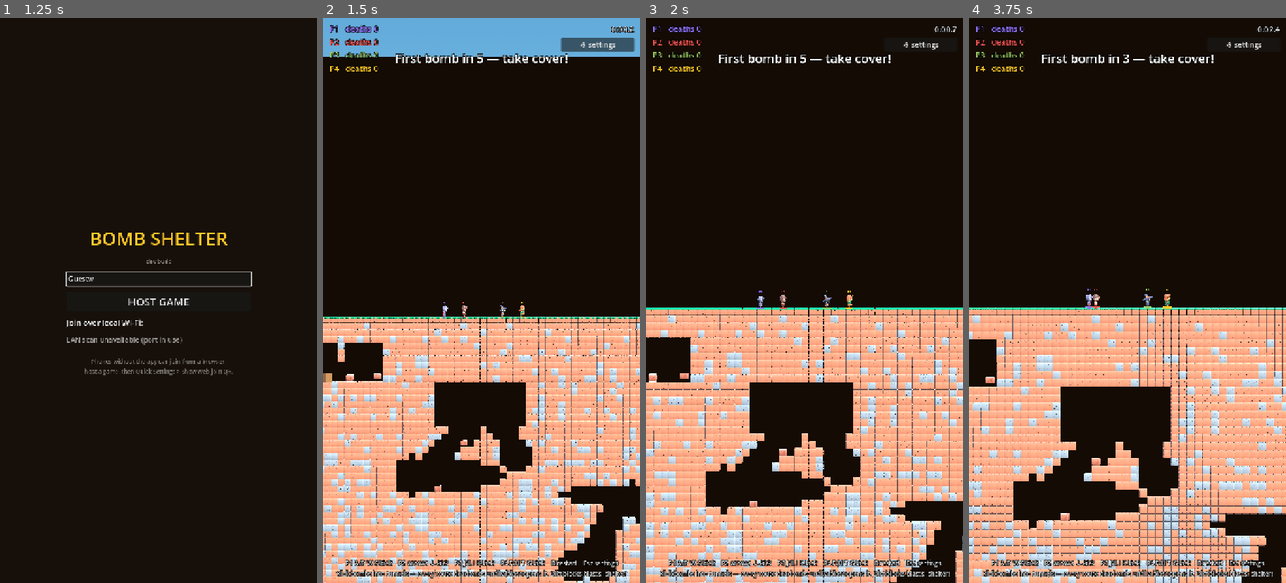
Above: before the commit, frames 1-4 (left to right).
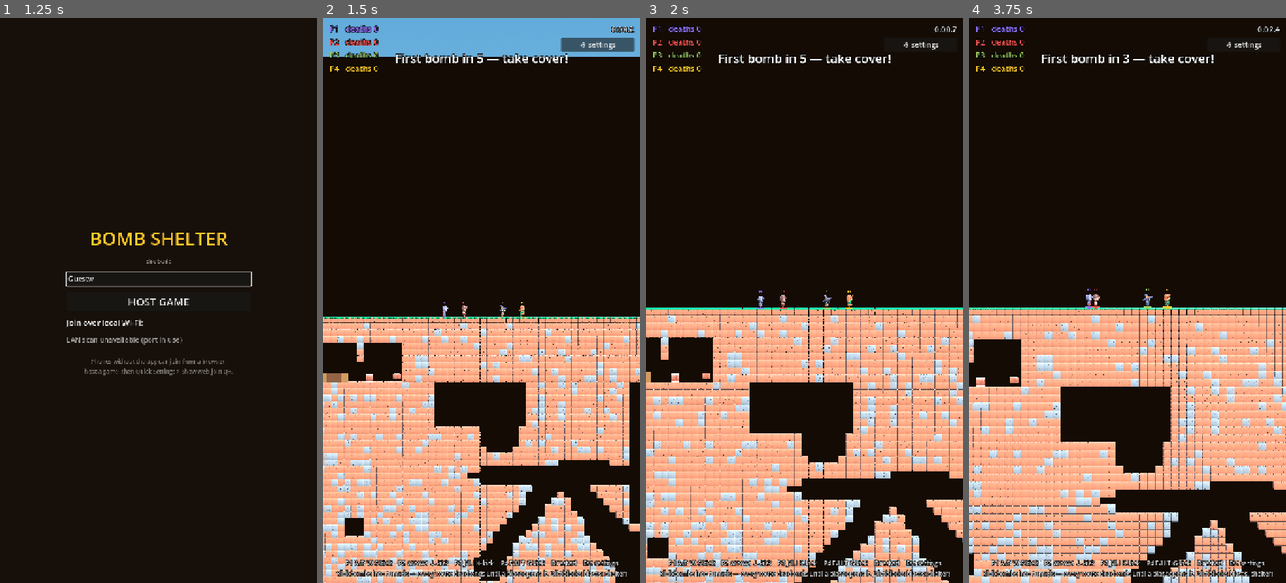
Above: after the commit, the same moments.

Repository: uchy4/dummy
Game: Godot game, scene res://scenes/menu.tscn
The game is run twice, just before and just after one commit, with the same random seed, the same clock (stepped at 60 frames per second) and the same inputs.
Inputs (mouse positions are in pixels of both pictures, inside the frame that each line leads up to):
- Up to frame 1 (1.25 s): tap Enter (ui_accept) at 0.5 s; move the mouse to (228, 272) at 0.52 s; hold D (p1_right) from 0.53 s (still down); hold S (p1_kick) from 0.53 s (still down); click (228, 272) at 0.67 s; tap W (p1_jump) at 0.77 s
- Up to frame 2 (1.5 s): release D (p1_right) at 1.25 s; release S (p1_kick) at 1.25 s; click "HOST GAME" at 1.25 s
- Up to frame 3 (2 s): no input
- Up to frame 4 (3.75 s): drag from (1064, 328) to (1111, 413) at 2.02 s; move the mouse to (1159, 176) at 2.77 s; hold D (p1_right) 2.78-3.5 s; tap L at 2.85 s; drag from (1111, 413) to (1032, 215) at 3.52 s

Frame 1 is identical in both runs. In frame 2, 9.6% of the frame differs, in the area x 0-100%, y 57-100%; in frame 3, 9.1%; in frame 4, 9.4%.

Commit message:
Ragdoll timeout, stratum-tinted scorch, roaming outhouse that explodes
- Stun ragdolls can't strand you: a nearly-motionless torso (<18 px/s)
  counts as landed even when the ground ray misses (micro-jitter on a
  prop, wedged in debris), and 3 seconds of ragdoll is a hard cap.
- Wallpaper blast scars now darken 90% toward the surrounding stratum's
  dark block color (dirt/clay/stone/slate) instead of flat black — native
  and web.
- The homestead spawns on a random side of the map with jitter each match
  (right-side placement keeps the pens clear of the buried shelter), so
  the outhouse is somewhere new every game.
- Blast the outhouse and it bursts into tumbling plank debris plus its
  roof slab — physical pieces that later blasts toss around, fading after
  a few seconds. Web viewers see the hut vanish.

Co-Authored-By: Claude Opus 4.8 <noreply@anthropic.com>
Claude-Session: https://claude.ai/code/session_01QSJudmCHT44WHN37u3ZpBk

Diff:
--- a/bomb-shelter/scripts/bunker_props.gd
+++ b/bomb-shelter/scripts/bunker_props.gd
@@ -31,7 +31,6 @@
 		add_to_group(&"props")
 
 
-var _has_outhouse := false
 var _outhouse_local := Vector2.ZERO
 var _counters: Array[Rect2] = []
 var _fence_local: Array[Vector2] = []
@@ -75,15 +74,13 @@
 # ------------------------------------------------------------- outhouse ---
 
 func _build_outhouse() -> void:
-	_has_outhouse = true
 	var floor_y := float(terrain.outhouse_cell.y) * TILE
 	var cx := (float(terrain.outhouse_cell.x) + 0.5) * TILE
 	_outhouse_local = Vector2(cx, floor_y)
 
-	var marker := PropMarker.new()
-	marker.prop_kind = 9  # outhouse
-	marker.position = _outhouse_local
-	add_child(marker)
+	var hut := OuthouseArt.new()
+	hut.position = _outhouse_local
+	add_child(hut)
 
 	# The well: hand pump on the surface, pipe straight down to the buried
 	# reservoir (pipe is pure cutaway art, drawn over the ground).
@@ -218,42 +215,103 @@
 # ------------------------------------------------------------------ draw ---
 
 func _draw() -> void:
-	if _has_outhouse:
-		_draw_outhouse(_outhouse_local)
 	for c in _counters:
 		_draw_counter(c)
 	for p in _fence_local:
 		_draw_fence_post(p)
 
 
-func _draw_outhouse(base: Vector2) -> void:
-	var w := 36.0
-	var h := 44.0
-	var top_left := base + Vector2(-w / 2.0, -h + 8.0)
-
-	# plank walls
-	draw_rect(Rect2(top_left, Vector2(w, h - 8.0)).grow(1.0), Color.BLACK)  # outline
-	draw_rect(Rect2(top_left, Vector2(w, h - 8.0)), Color("6d4c2f"))
-	for i in 4:
-		var px := top_left.x + 2.0 + float(i) * (w - 4.0) / 3.0
-		draw_line(Vector2(px, top_left.y + 1.0), Vector2(px, base.y - 1.0),
-			Color("5e3d22"), 1.0)
-
-	# slanted roof
-	var roof := PackedVector2Array([
-		base + Vector2(-w / 2.0 - 3.0, -h + 9.0),
-		base + Vector2(w / 2.0 + 3.0, -h + 9.0),
-		base + Vector2(w / 2.0 - 2.0, -h - 3.0),
-		base + Vector2(-w / 2.0 + 2.0, -h - 3.0),
-	])
-	draw_colored_polygon(roof, Color("4a3517"))
-
-	# dark open doorway
-	draw_rect(Rect2(base + Vector2(-6.0, -20.0), Vector2(12.0, 20.0)), Color("2b1d10"))
-
-	# crescent-moon cutout, high on the door-facing wall
-	draw_circle(base + Vector2(0.0, -32.0), 3.5, Color("e8d9b0"))
-	draw_circle(base + Vector2(1.3, -32.0), 3.0, Color("6d4c2f"))
+## The outhouse hut: streamed to web (prop kind 9), and blown to plank
+## debris when a blast reaches it (group "chests" -> blast_destroy).
+class OuthouseArt:
+	extends Node2D
+	var prop_kind := 9
+	var _dead := false
+
+	func _ready() -> void:
+		add_to_group(&"props")
+		add_to_group(&"chests")
+
+	func blast_destroy() -> void:
+		if _dead:
+			return
+		_dead = true
+		# The hut bursts into tumbling planks plus its roof slab.
+		for i in 9:
+			var plank := Plank.new()
+			plank.size = Vector2(randf_range(9.0, 16.0), 3.0)
+			plank.position = global_position \
+				+ Vector2(randf_range(-16.0, 16.0), randf_range(-38.0, -6.0))
+			plank.rotation = randf_range(-0.6, 0.6)
+			plank.linear_velocity = Vector2(randf_range(-190.0, 190.0),
+				randf_range(-330.0, -110.0))
+			plank.angular_velocity = randf_range(-9.0, 9.0)
+			get_parent().add_child(plank)
+		var roof := Plank.new()
+		roof.size = Vector2(26.0, 5.0)
+		roof.col = Color("4a3517")
+		roof.position = global_position + Vector2(0, -44.0)
+		roof.linear_velocity = Vector2(randf_range(-90.0, 90.0), -360.0)
+		roof.angular_velocity = randf_range(-6.0, 6.0)
+		get_parent().add_child(roof)
+		queue_free()
+
+	func _draw() -> void:
+		var w := 36.0
+		var h := 44.0
+		var top_left := Vector2(-w / 2.0, -h + 8.0)
+		# plank walls
+		draw_rect(Rect2(top_left, Vector2(w, h - 8.0)).grow(1.0), Color.BLACK)
+		draw_rect(Rect2(top_left, Vector2(w, h - 8.0)), Color("6d4c2f"))
+		for i in 4:
+			var px := top_left.x + 2.0 + float(i) * (w - 4.0) / 3.0
+			draw_line(Vector2(px, top_left.y + 1.0), Vector2(px, -1.0),
+				Color("5e3d22"), 1.0)
+		# slanted roof
+		draw_colored_polygon(PackedVector2Array([
+			Vector2(-w / 2.0 - 3.0, -h + 9.0), Vector2(w / 2.0 + 3.0, -h + 9.0),
+			Vector2(w / 2.0 - 2.0, -h - 3.0), Vector2(-w / 2.0 + 2.0, -h - 3.0),
+		]), Color("4a3517"))
+		# dark open doorway + crescent-moon cutout
+		draw_rect(Rect2(Vector2(-6.0, -20.0), Vector2(12.0, 20.0)), Color("2b1d10"))
+		draw_circle(Vector2(0.0, -32.0), 3.5, Color("e8d9b0"))
+		draw_circle(Vector2(1.3, -32.0), 3.0, Color("6d4c2f"))
+
+
+## A flying piece of busted outhouse: tumbles off terrain, gets tossed by
+## later blasts (ragdoll_parts), fades away after a few seconds.
+class Plank:
+	extends RigidBody2D
+	var size := Vector2(14, 3)
+	var col := Color("6d4c2f")
+	var _age := 0.0
+
+	func _ready() -> void:
+		add_to_group(&"ragdoll_parts")
+		z_index = 4
+		mass = 0.4
+		collision_layer = 0
+		collision_mask = 1
+		var pm := PhysicsMaterial.new()
+		pm.bounce = 0.3
+		pm.friction = 0.6
+		physics_material_override = pm
+		var cs := CollisionShape2D.new()
+		var rs := RectangleShape2D.new()
+		rs.size = size
+		cs.shape = rs
+		add_child(cs)
+
+	func _process(delta: float) -> void:
+		_age += delta
+		if _age > 3.4:
+			modulate.a = maxf(0.0, 1.0 - (_age - 3.4))
+		if _age > 4.4:
+			queue_free()
+
+	func _draw() -> void:
+		draw_rect(Rect2(-size / 2.0 - Vector2.ONE, size + Vector2(2, 2)), Color.BLACK)
+		draw_rect(Rect2(-size / 2.0, size), col)
 
 
 func _draw_fence_post(p: Vector2) -> void:
--- a/bomb-shelter/scripts/net_hub.gd
+++ b/bomb-shelter/scripts/net_hub.gd
@@ -502,8 +502,9 @@
     ctx.fillRect(q[0]*TS+cc*8,q[1]*TS+rr*8,8,8);}}
   else{ctx.fillStyle=ROOMTINT[q[4]]||"#54381f";
    ctx.fillRect(q[0]*TS,q[1]*TS,q[2]*TS,q[3]*TS);}}
- ctx.fillStyle="rgba(0,0,0,0.5)";
- for(var sk in SCORCH){var si=+sk;ctx.fillRect((si%W)*TS,((si/W)|0)*TS,TS,TS);}
+ for(var sk in SCORCH){var si=+sk,srw=(si/W)|0;
+  var scol=srw>=90?"65,48,59":srw>=65?"87,95,106":srw>=40?"138,79,46":"92,61,34";
+  ctx.fillStyle="rgba("+scol+",0.9)";ctx.fillRect((si%W)*TS,srw*TS,TS,TS);}
  ctx.drawImage(off,0,0,W,H,0,0,W*TS,H*TS);
  // Well pipe: cutaway art from the pump down to the reservoir.
  if(PIPE){var px2=(PIPE[0]+0.5)*TS;
--- a/bomb-shelter/scripts/player.gd
+++ b/bomb-shelter/scripts/player.gd
@@ -54,6 +54,7 @@
 ## While stunned, the body is a real physics ragdoll launched with our
 ## velocity; the player rides its torso and stands up where it lands.
 var _stun_ragdoll: Ragdoll = null
+var _ragdoll_time := 0.0  ## total time down — hard-capped at 3 seconds
 
 var world_bounds := Rect2(-100000, -100000, 200000, 200000)
 
@@ -159,13 +160,16 @@
 	var was_stunned := stun_left > 0.0
 	if was_stunned:
 		stun_left -= delta
+		_ragdoll_time += delta
 		if stun_left <= 0.0:
-			# Never get up mid-air: a launched body stays ragdolled until
-			# it actually lands, however long the flight takes.
-			var airborne_ragdoll := _stun_ragdoll != null \
-				and is_instance_valid(_stun_ragdoll) \
-				and not _stun_ragdoll.torso_grounded()
-			if airborne_ragdoll:
+			# Don't get up mid-air — but never stay down forever either:
+			# a nearly-motionless body counts as landed (micro-jitters on a
+			# prop, wedged in a corner), and 3s of ragdoll is the hard cap.
+			var rag_ok := _stun_ragdoll != null and is_instance_valid(_stun_ragdoll)
+			var still_flying := rag_ok and not _stun_ragdoll.torso_grounded() \
+				and _stun_ragdoll.torso_speed() > 18.0 \
+				and _ragdoll_time < 3.0
+			if still_flying:
 				stun_left = 0.05
 			else:
 				stun_left = 0.0
@@ -384,6 +388,7 @@
 	stun_left = maxf(stun_left, duration)
 	if puppet or _stun_ragdoll != null:
 		return
+	_ragdoll_time = 0.0
 	_stun_ragdoll = Ragdoll.new()
 	_stun_ragdoll.persist = true
 	_stun_ragdoll.color = player_color
--- a/bomb-shelter/scripts/ragdoll.gd
+++ b/bomb-shelter/scripts/ragdoll.gd
@@ -65,6 +65,14 @@
 	return _parts[0].global_position
 
 
+## How fast the torso is still moving — near zero means the body has
+## settled even if the ground ray misses (resting on a prop, wedged, etc).
+func torso_speed() -> float:
+	if _parts.is_empty():
+		return 0.0
+	return _parts[0].linear_velocity.length()
+
+
 ## True once the torso is resting on (or brushing) solid ground — a stunned
 ## player stays ragdolled while still flying through the air.
 func torso_grounded() -> bool:
--- a/bomb-shelter/scripts/room_decor.gd
+++ b/bomb-shelter/scripts/room_decor.gd
@@ -57,11 +57,24 @@
 		draw_rect(s, Color(0.85, 0.72, 0.35))
 	if terrain.finish_room.size.x > 0:
 		_draw_finish(_px(terrain.finish_room))
-	# Blast scars: wallpaper squares caught in an explosion darken by half.
+	# Blast scars: wallpaper squares caught in an explosion darken 90%
+	# toward the surrounding stratum's dark block color.
 	for k in _scorch:
 		var cell: Vector2i = _scorch[k]
 		draw_rect(Rect2(cell.x * TILE, cell.y * TILE, TILE, TILE),
-			Color(0, 0, 0, 0.5))
+			_scorch_color(cell.y))
+
+
+func _scorch_color(y: int) -> Color:
+	var c := Color("5c3d22")  # dirt dark
+	if y >= Terrain.DEEP_TOP:
+		c = Color("41303b")
+	elif y >= Terrain.STONE_TOP:
+		c = Color("575f6a")
+	elif y >= Terrain.CLAY_TOP:
+		c = Color("8a4f2e")
+	c.a = 0.9
+	return c
 
 
 ## Mark every wallpaper square inside the blast circle as scorched.
--- a/bomb-shelter/scripts/terrain.gd
+++ b/bomb-shelter/scripts/terrain.gd
@@ -252,7 +252,11 @@
 	bunker_rooms = {}
 	var top := 24
 	var room_h := 6
-	var bx := rng.randi_range(3, 7)
+	# The homestead spawns on a random side of the map with jitter, so the
+	# outhouse is somewhere new every match (rng is seeded per run).
+	var bx := rng.randi_range(3, 8)
+	if rng.randf() < 0.5:
+		bx = rng.randi_range(58, 61)
 	outhouse_cell = Vector2i(bx + 1, SURFACE_ROW)
 
 	# Stair landing first (the staircase must land in it), then the living
@@ -267,9 +271,11 @@
 		bunker_rooms[room_name] = Rect2i(cur_x, top, w, room_h)
 		cur_x += w + 1
 
-	# Pens one level below, under the left half of the bunker.
+	# Pens one level below, under the near half of the bunker.
 	var pen_top := top + 7
 	var pen_x := maxi(bx - rng.randi_range(0, 2), 3)
+	if bx > 40:
+		pen_x = bx + 1  # right-side homestead: pens stay clear of the shelter
 	var pens: Array[String] = ["chicken_pen", "pig_pen"]
 	pens.shuffle()
 	var pw1 := rng.randi_range(5, 8)
